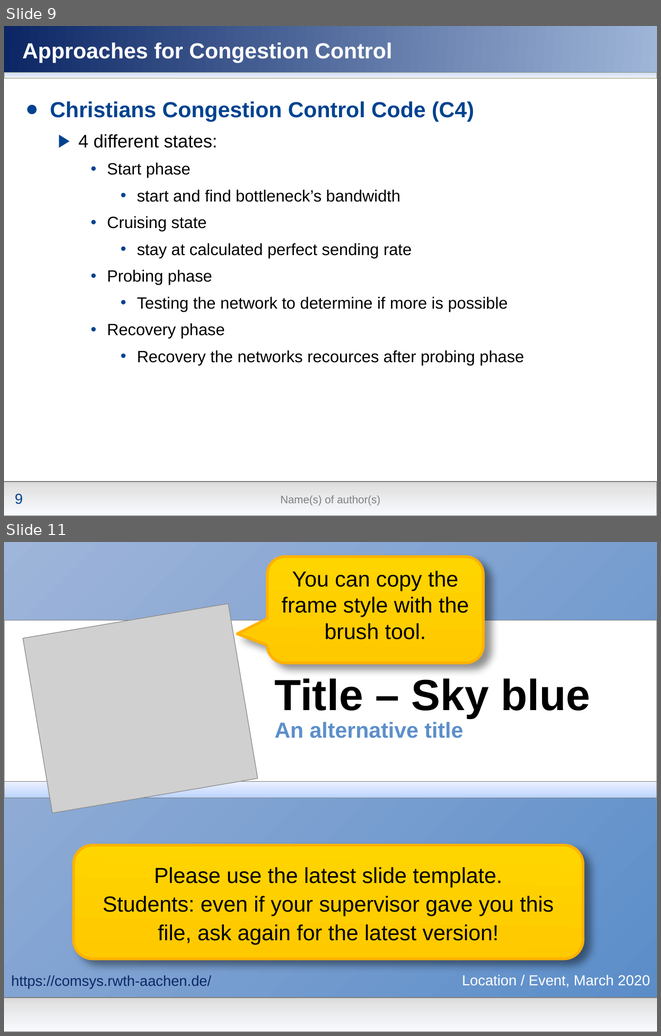
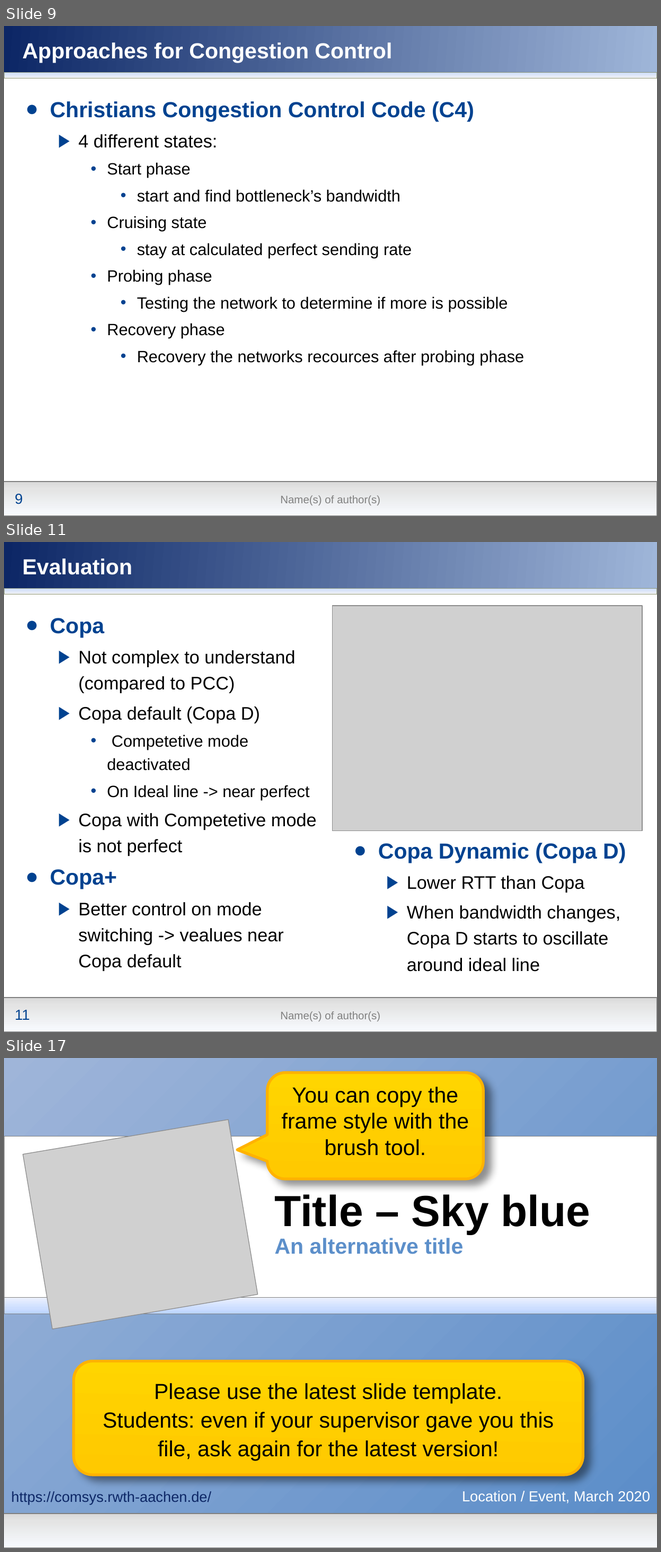
Before and after one commit to nochlachstdu/Seminararbeit, a slide deck: Modern_Congestion_Control.pptx. Shown one above the other, each under a label of ours: slides 9 and 11 before the commit, slides 9, 11 and 17 after it; the slides between them are not shown. The pictures are 661x1036 and 661x1552 pixels, drawn with LibreOffice and Linux fonts; fonts in the diff are those of the drawing; grey boxes stand for pictures; background and template pictures are left out. Boxes give left, top, right and bottom in pixels: in the first picture for what was removed or moved away, otherwise in the second. Text is boxed around its words. In the diff, an @@ line names an element or a change of style, - is before the commit and + after.

```diff
--- a/Modern_Congestion_Control.pptx
+++ b/Modern_Congestion_Control.pptx
@@ slide 11 added at (4, 542, 657, 1032), background gradient #00418F to #5677C1; not listed: 6 template elements that a slide beside it also shows @@
@@ title added at (23, 558, 133, 575), 24 pt, text #FFFFFF, bold @@
+Evaluation
@@ text added at (50, 618, 317, 971), 20 pt, text #000000 @@
+● Copa
+  ▶ Not complex to understand (compared to PCC)
+  ▶ Copa default (Copa D)
+    • Competetive mode deactivated
+    • On Ideal line -> near perfect
+  ▶ Copa with Competetive mode is not perfect
+● Copa+
+  ▶ Better control on mode switching -> vealues near Copa default
@@ picture added at (333, 606, 643, 831) @@
@@ text added at (378, 843, 626, 971), 20 pt, text #000000 @@
+● Copa Dynamic (Copa D)
+  ▶ Lower RTT than Copa
+  ▶ When bandwidth changes, Copa D starts to oscillate around ideal line
@@ what was slide 11 is now slide 17 @@
```
Also in this commit, not shown: 6 other slides added, 1 slide removed.
